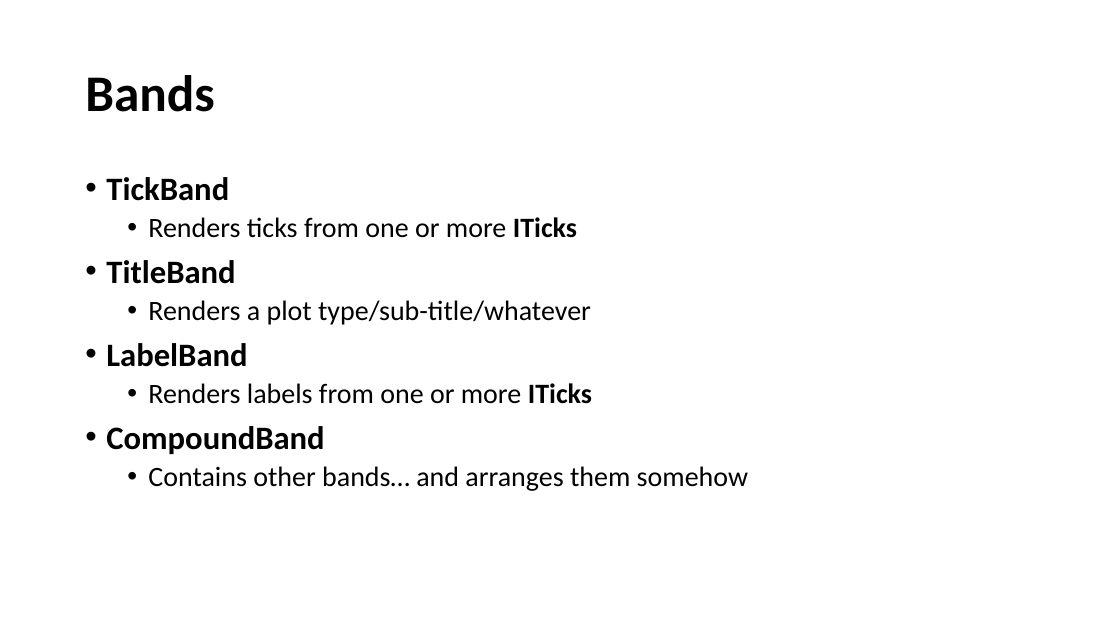
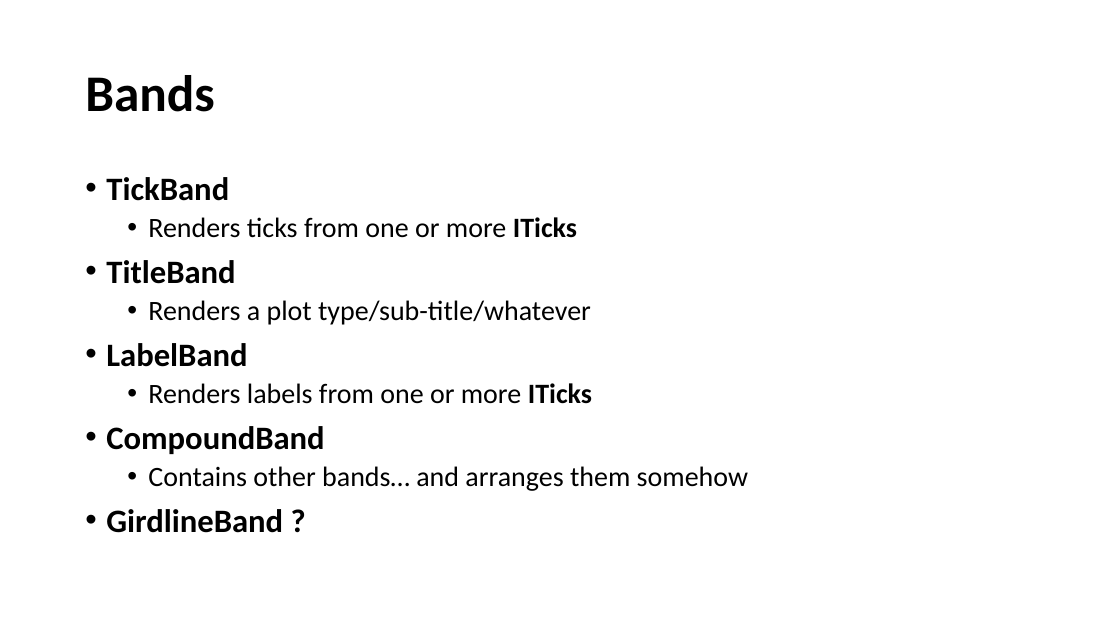
Before and after one commit to VisualMelon/oxyplot, a slide deck: slide 18 of Source/OxyPlot/Axes/ComposableAxis/Composable Axis.pptx (slide 14 before the commit). Drawn at 1120x630 pixels with LibreOffice and Linux fonts; fonts in the diff are those of the drawing. Boxes give left, top, right and bottom in pixels: in the first picture for what was removed or moved away, otherwise in the second. Text is boxed around its words. In the diff, an @@ line names an element or a change of style, - is before the commit and + after.

```diff
--- a/Source/OxyPlot/Axes/ComposableAxis/Composable Axis.pptx
+++ b/Source/OxyPlot/Axes/ComposableAxis/Composable Axis.pptx
@@ text at box(106, 509, 283, 533): paragraph added @@
+• GirdlineBand ?
```
Also in this commit, not shown: 6 other slides changed, 8 slides added.
